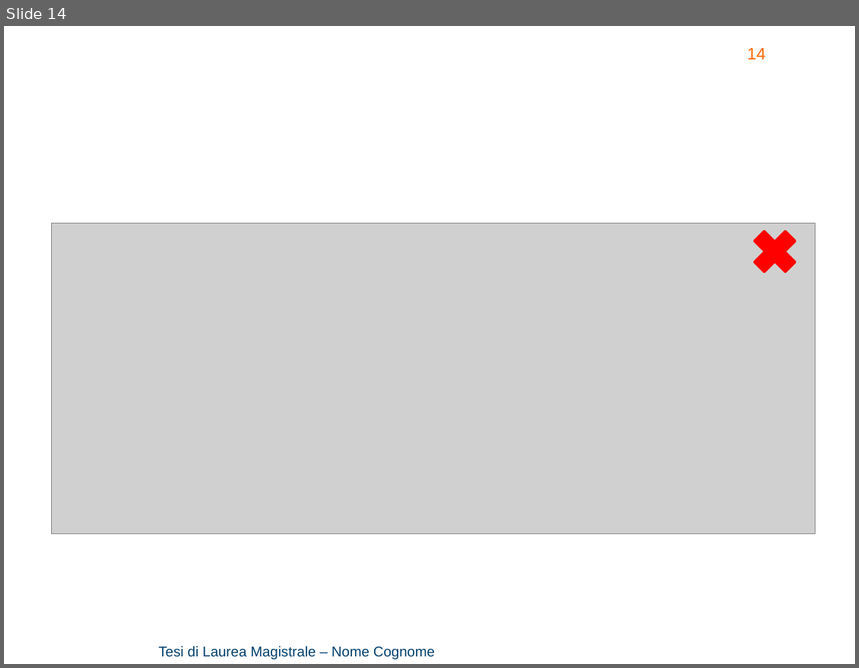
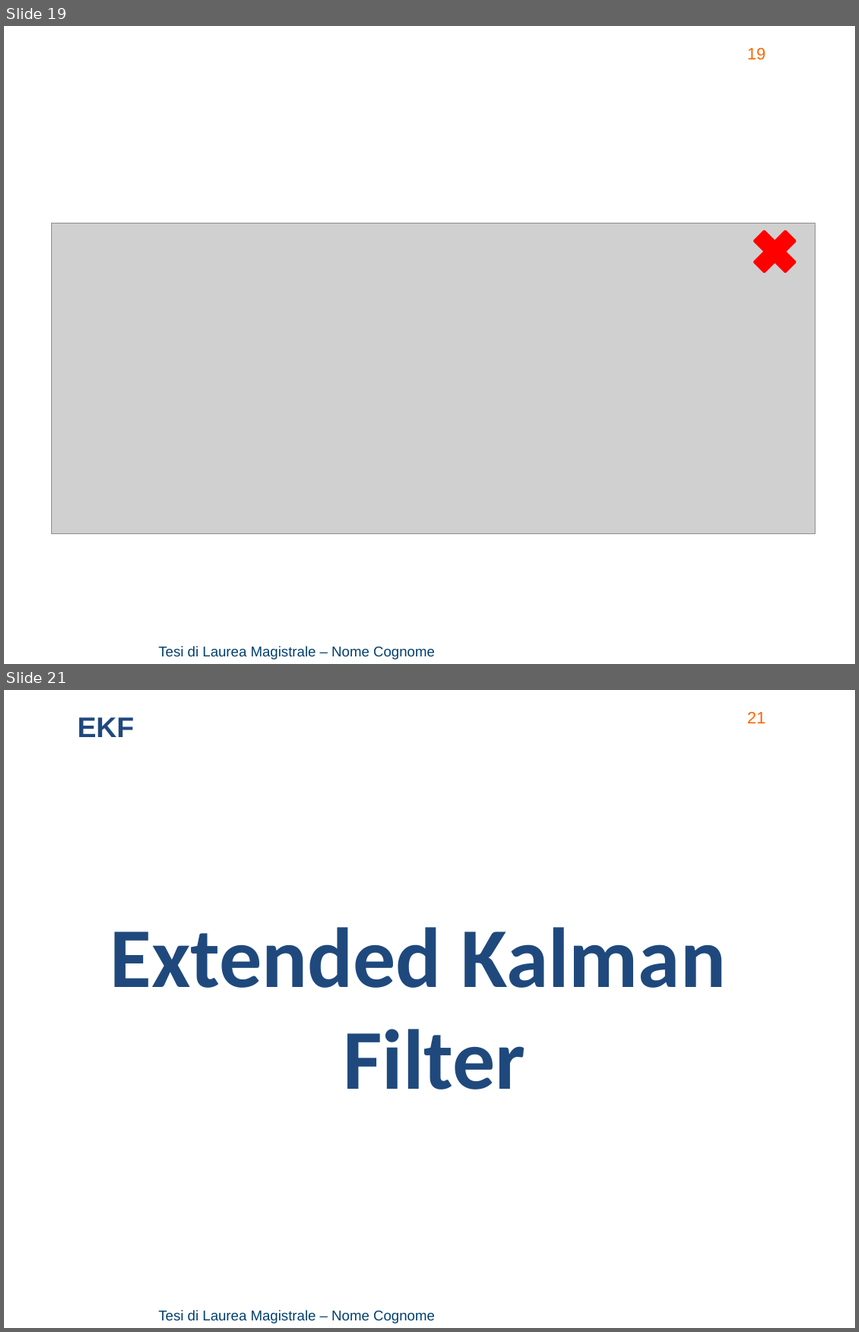
Before and after one commit to rssalessio/Control-Linear-Vibrations, a slide deck: finalPresentation/Part 3/Part3.pptx. Shown one above the other, each under a label of ours: slide 14 before the commit, slides 19 and 21 after it; the slides between them are not shown. The pictures are 859x668 and 859x1332 pixels, drawn with LibreOffice and Linux fonts; fonts in the diff are those of the drawing; grey boxes stand for pictures; background and template pictures are left out. Boxes give left, top, right and bottom in pixels: in the first picture for what was removed or moved away, otherwise in the second. Text is boxed around its words. In the diff, an @@ line names an element or a change of style, - is before the commit and + after.

```diff
--- a/finalPresentation/Part 3/Part3.pptx
+++ b/finalPresentation/Part 3/Part3.pptx
@@ slide 21 added at (4, 690, 855, 1328), background picture (left out); not listed: 2 template elements that a slide beside it also shows @@
@@ text added at (78, 717, 135, 737), 24 pt, text #1F497D, bold @@
+EKF
@@ text added at (110, 927, 726, 1090), 72 pt, text #1F497D, bold @@
+Extended Kalman Filter
@@ what was slide 14 is now slide 19 @@
@@ page number at (747, 47, 766, 60): text changed @@
-14
+19
```
Also in this commit, not shown: 7 slides changed, 10 other slides added, 1 slide removed.
